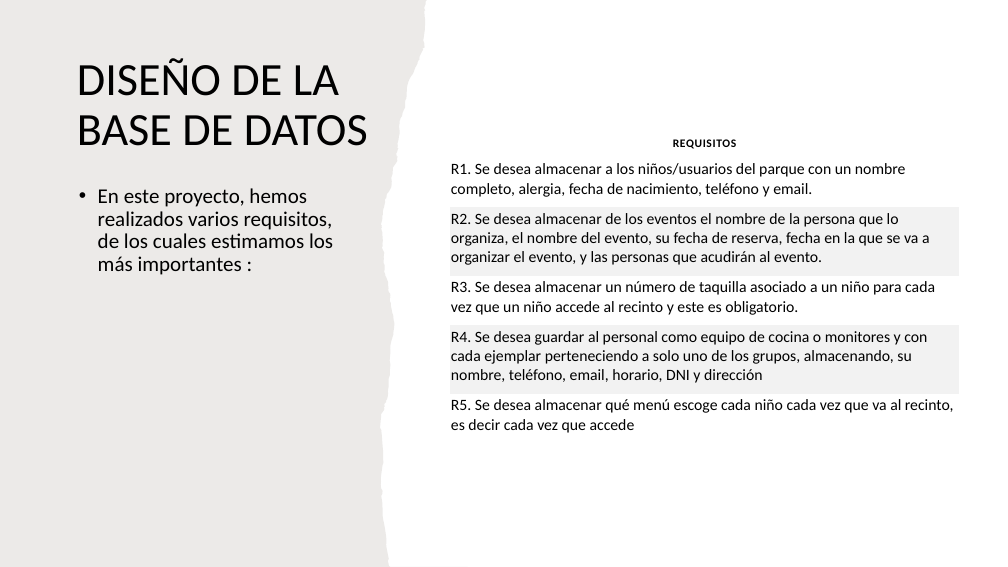
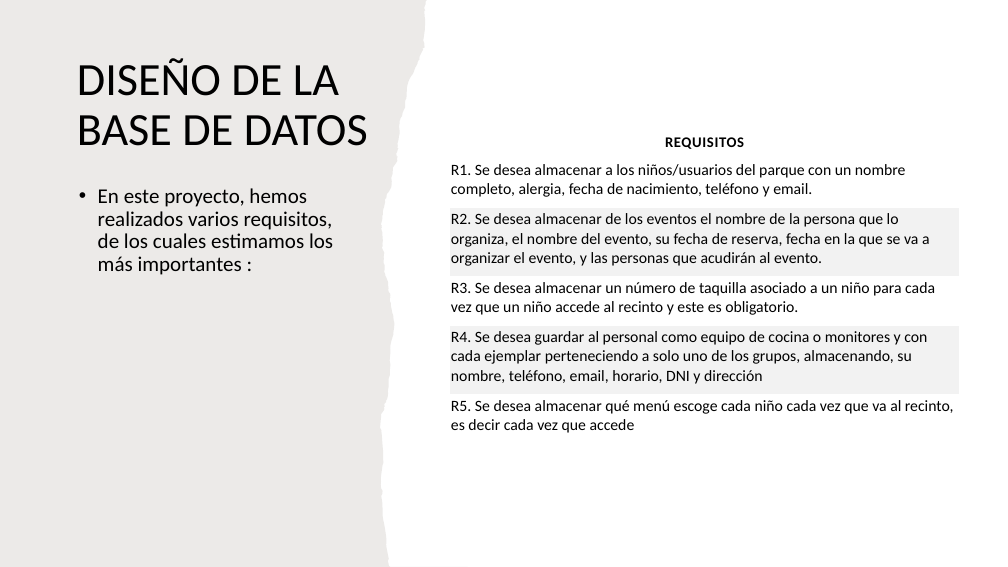
Before and after one commit to maraloeDev/Proyecto-de-Bases-de-Datos, a slide deck: slide 4 of Defensa proyecto intermodular.pptx. Drawn at 1008x567 pixels with LibreOffice and Linux fonts; fonts in the diff are those of the drawing. Boxes give left, top, right and bottom in pixels: in the first picture for what was removed or moved away, otherwise in the second. Text is boxed around its words. In the diff, an @@ line names an element or a change of style, - is before the commit and + after.

```diff
--- a/Defensa proyecto intermodular.pptx
+++ b/Defensa proyecto intermodular.pptx
@@ table at [451, 126, 960, 444] @@
@@ size 11 to 14 pt in "REQUISITOS" @@
```
Also in this commit, not shown: 5 other slides changed, 10 slides added, 5 slides removed.
